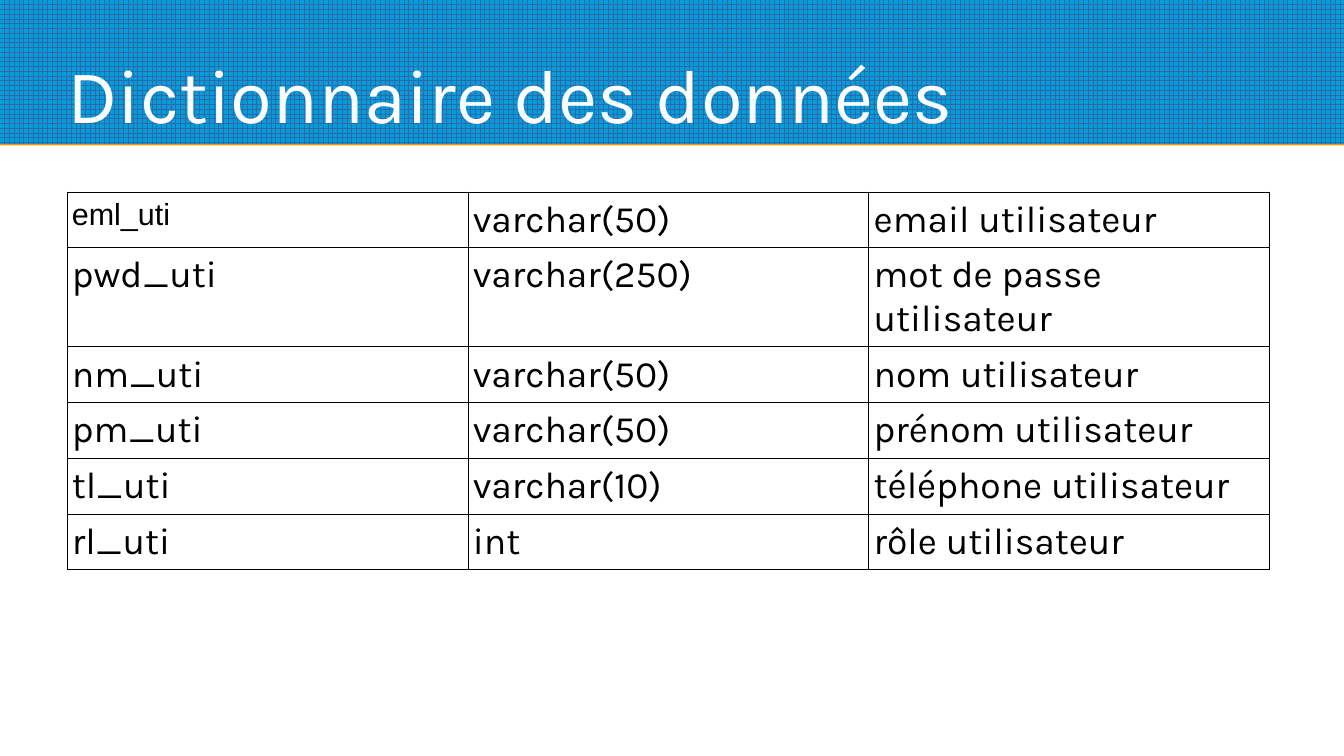
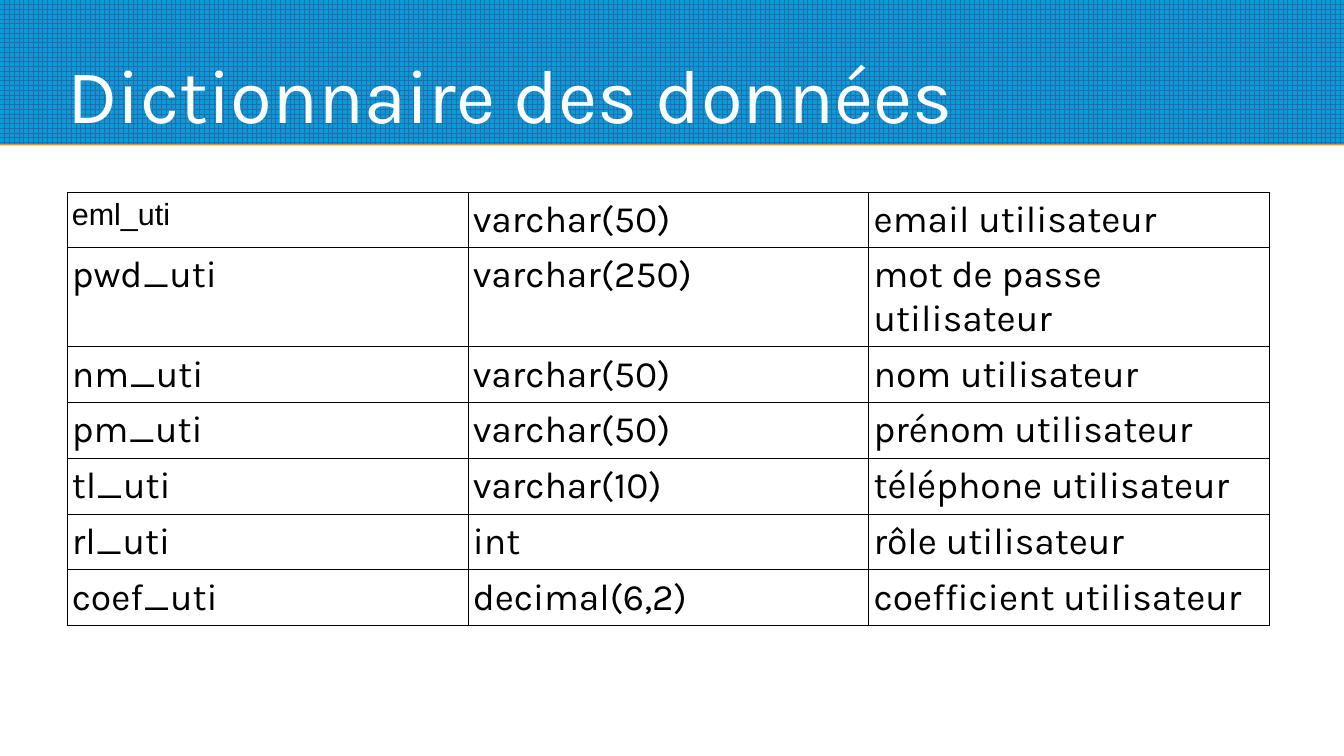
Before and after one commit to gotied/Fil_Rouge, a slide deck: slide 7 of Base_de_donnee/dictionnaire des donnees.odp. Drawn at 1344x756 pixels with LibreOffice and Linux fonts; fonts in the diff are those of the drawing. Boxes give left, top, right and bottom in pixels: in the first picture for what was removed or moved away, otherwise in the second. Text is boxed around its words. In the diff, an @@ line names an element or a change of style, - is before the commit and + after.

```diff
--- a/Base_de_donnee/dictionnaire des donnees.odp
+++ b/Base_de_donnee/dictionnaire des donnees.odp
@@ table at [67,191,1271,618] @@
+row 7: coef_uti | decimal(6,2) | coefficient utilisateur
```
Also in this commit, not shown: 1 other slide changed, 1 other file.
